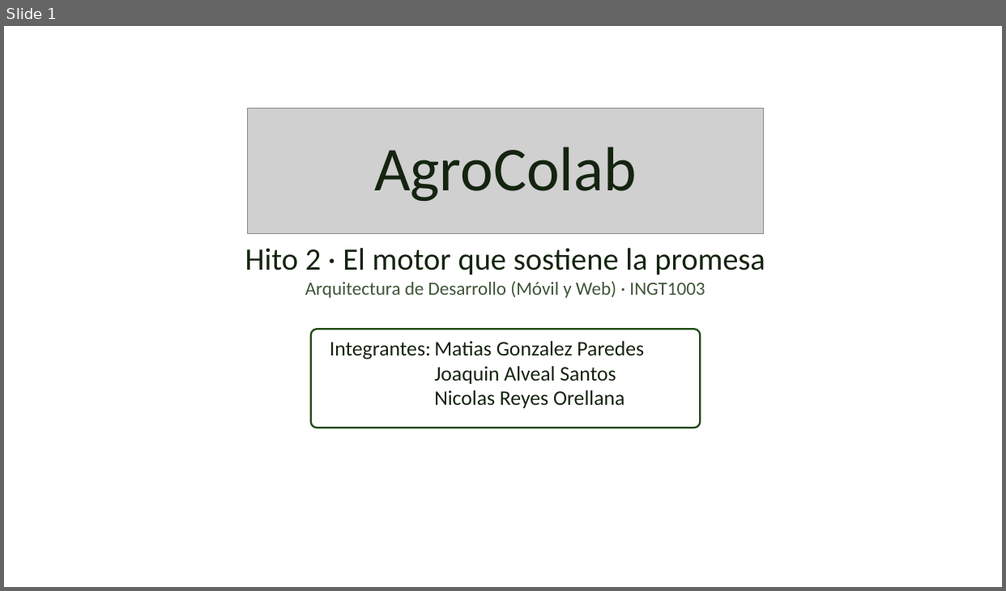
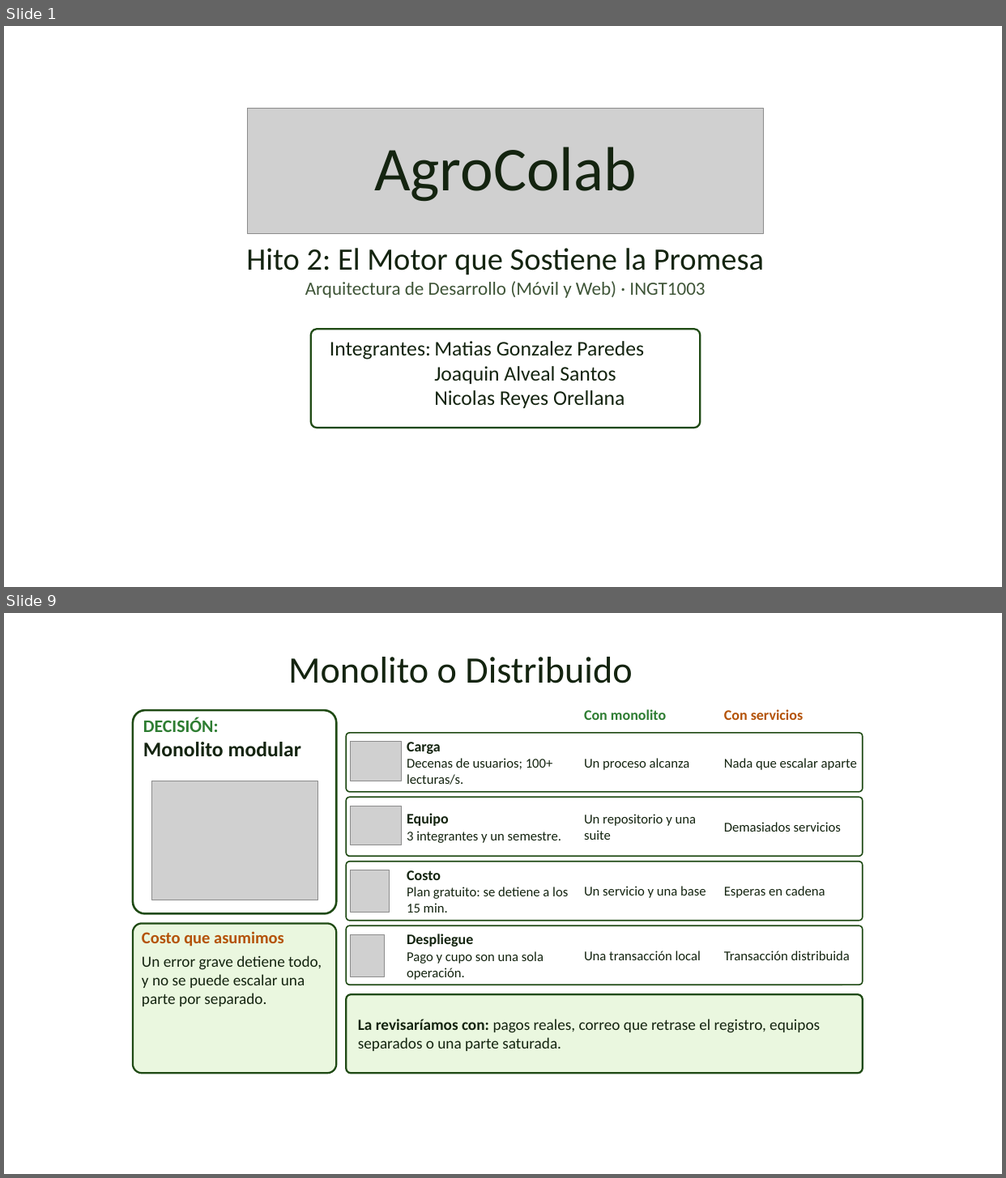
Before and after one commit to arrobaaas/agro-colab, a slide deck: docs/Presentacion_Hito2.pptx. Shown one above the other, each under a label of ours: slide 1 before the commit, slides 1 and 9 after it; the slides between them are not shown. The pictures are 1006x591 and 1006x1178 pixels, drawn with LibreOffice and Linux fonts; fonts in the diff are those of the drawing; grey boxes stand for pictures; background and template pictures are left out. Boxes give left, top, right and bottom in pixels: in the first picture for what was removed or moved away, otherwise in the second. Text is boxed around its words. In the diff, an @@ line names an element or a change of style, - is before the commit and + after.

Commit message:
docs: presentación del Hito 2 con el formato del Hito 1

```diff
--- a/docs/Presentacion_Hito2.pptx
+++ b/docs/Presentacion_Hito2.pptx
@@ slide 9 added at bbox=[4, 613, 1002, 1174], background picture (left out) @@
@@ title added at bbox=[288, 657, 632, 683], 36 pt, text #142410 @@
+Monolito o Distribuido
@@ text added at bbox=[584, 709, 666, 720], 14 pt, text #2E7D32, bold @@
+Con monolito
@@ text added at bbox=[724, 709, 803, 720], 14 pt, text #B45309, bold @@
+Con servicios
@@ rounded rectangle added at bbox=[133, 710, 336, 914], fill #FFFFFF at 88% opacity, outline #1F4A14 2 pt @@
@@ text added at bbox=[143, 717, 301, 756], 20 pt, text #142410, bold @@
+DECISIÓN:
+Monolito modular
@@ rounded rectangle added at bbox=[346, 733, 863, 792], fill #FFFFFF at 90% opacity, outline #1F4A14 1.25 pt @@
@@ picture added at bbox=[351, 742, 402, 781] @@
@@ text added at bbox=[407, 758, 553, 785], 13 pt, text #142410 @@
+Carga
+Decenas de usuarios; 100+ lecturas/s.
@@ text added at bbox=[584, 758, 690, 770], 13 pt, text #142410 @@
+Un proceso alcanza
@@ text added at bbox=[724, 758, 857, 770], 13 pt, text #142410 @@
+Nada que escalar aparte
@@ picture added at bbox=[151, 781, 317, 901] @@
@@ rounded rectangle added at bbox=[346, 797, 863, 856], fill #FFFFFF at 90% opacity, outline #1F4A14 1.25 pt @@
@@ picture added at bbox=[351, 806, 402, 845] @@
@@ text added at bbox=[407, 813, 561, 843], 13 pt, text #142410 @@
+Equipo
+3 integrantes y un semestre.
@@ text added at bbox=[584, 814, 696, 840], 13 pt, text #142410 @@
+Un repositorio y una suite
@@ text added at bbox=[724, 822, 841, 832], 13 pt, text #142410 @@
+Demasiados servicios
@@ rounded rectangle added at bbox=[346, 862, 863, 921], fill #FFFFFF at 90% opacity, outline #1F4A14 1.25 pt @@
@@ picture added at bbox=[351, 871, 390, 913] @@
@@ text added at bbox=[407, 871, 568, 913], 13 pt, text #142410 @@
+Costo
+Plan gratuito: se detiene a los 15 min.
@@ text added at bbox=[584, 886, 706, 898], 13 pt, text #142410 @@
+Un servicio y una base
@@ text added at bbox=[724, 886, 825, 898], 13 pt, text #142410 @@
+Esperas en cadena
@@ rounded rectangle added at bbox=[133, 924, 336, 1073], fill #EAF7DF, outline #1F4A14 1.75 pt @@
@@ rounded rectangle added at bbox=[346, 926, 863, 985], fill #FFFFFF at 90% opacity, outline #1F4A14 1.25 pt @@
@@ text added at bbox=[142, 931, 322, 1007], 15 pt, text #142410 @@
+Costo que asumimos
+Un error grave detiene todo, y no se puede escalar una parte por separado.
@@ picture added at bbox=[351, 935, 385, 977] @@
@@ text added at bbox=[407, 934, 543, 980], 13 pt, text #142410 @@
+Despliegue
+Pago y cupo son una sola operación.
@@ text added at bbox=[584, 951, 701, 960], 13 pt, text #142410 @@
+Una transacción local
@@ text added at bbox=[724, 951, 850, 960], 13 pt, text #142410 @@
+Transacción distribuida
@@ rounded rectangle added at bbox=[346, 995, 863, 1073], fill #EAF7DF, outline #1F4A14 1.75 pt, 15 pt, text #142410 @@
+La revisaríamos con: pagos reales, correo que retrase el registro, equipos separados o una parte saturada.
@@ slide 1 changed as well @@
@@ text at bbox=[246, 248, 764, 275]: text changed @@
-Hito 2 · El motor que sostiene la promesa
+Hito 2: El Motor que Sostiene la Promesa
```
Also in this commit, not shown: 5 other slides changed, 3 other slides added, 2 slides removed, 1 other file.
